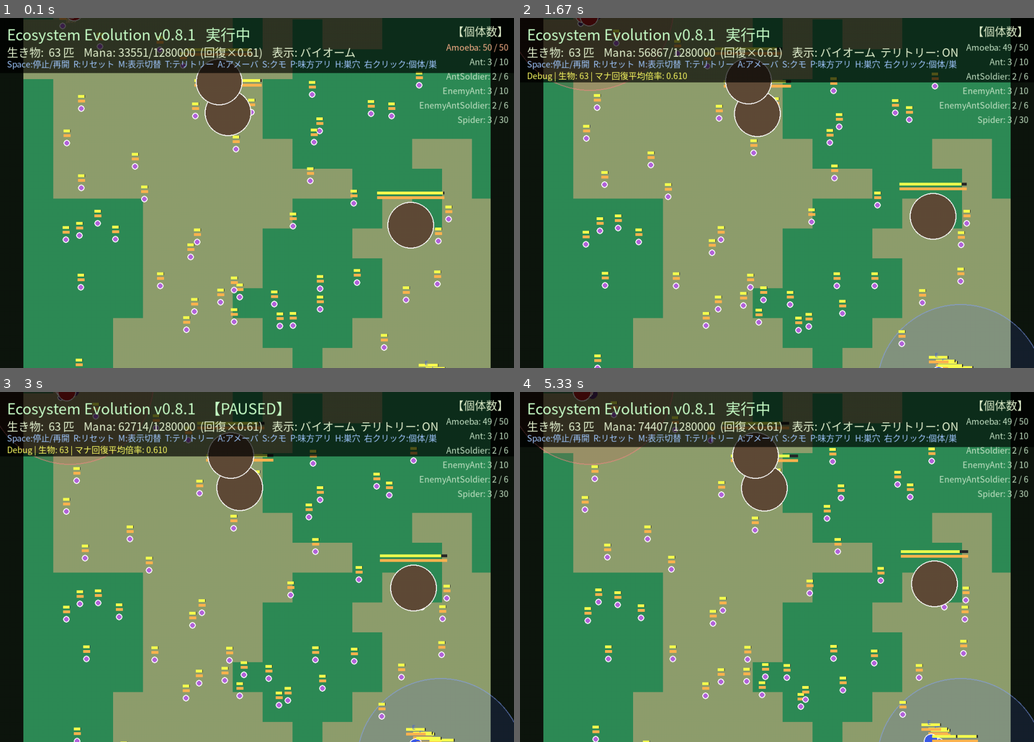
Above: before the commit, frames 1-4 (two rows, left to right).
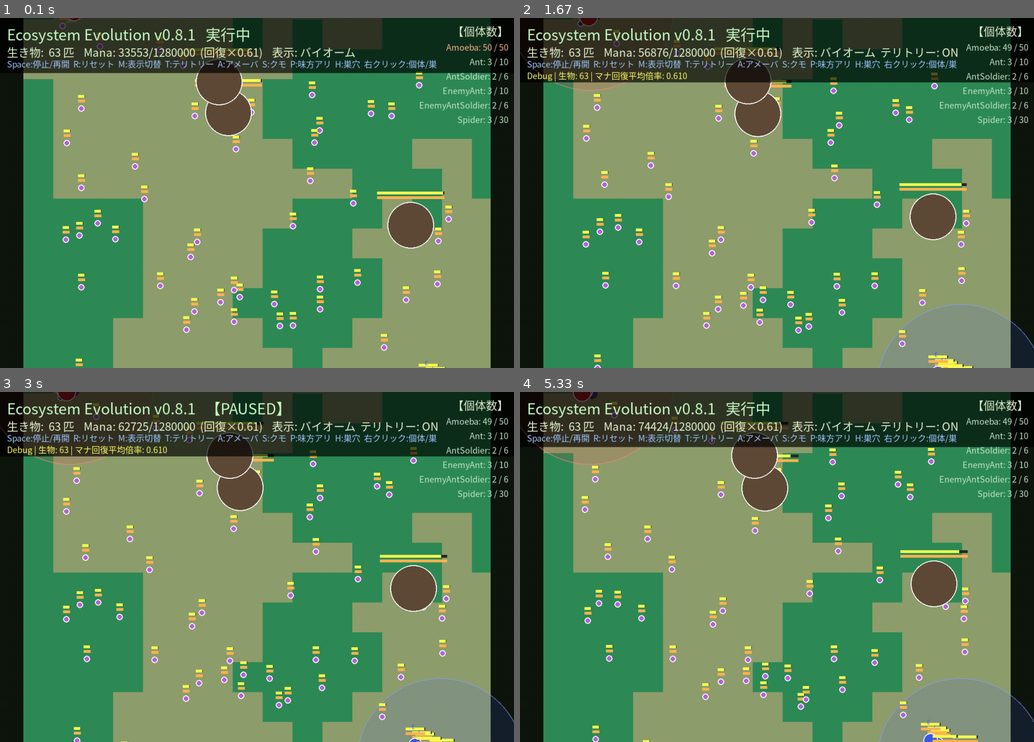
Above: after the commit, the same moments.

Repository: illuaStudio/ecosystem_evo
Game: pygame game, started from src/main.py
The game is run twice, just before and just after one commit, with the same random seed, the same clock (stepped at 60 frames per second) and the same inputs.
Inputs (mouse positions are in pixels of both pictures, inside the frame that each line leads up to):
- Up to frame 1 (0.1 s): no input
- Up to frame 2 (1.67 s): tap T at 0.33 s; tap Space at 0.67, 1.57 s; hold D from 1.5 s (still down); move the mouse to (617, 273) at 1.53 s
- Up to frame 3 (3 s): tap Space at 1.87 s; release D at 1.97 s; click (123, 437) at 2.05 s; click (133, 497) at 2.38 s
- Up to frame 4 (5.33 s): click (910, 623) at 3.62 s; right-click (879, 539) at 3.95 s; click (936, 560) at 4.72 s; hold D from 5 s (still down); move the mouse to (962, 539) at 5.03 s; tap Space at 5.07 s

The runs differ from the first frame. In frame 1, 0.3% of the frame differs, in the area x 15-71%, y 8-79%; in frame 2, 1.3%; in frame 3, 1.5%; in frame 4, 1.6%, in the area x 10-90%, y 0-100%.

Commit message:
個体差を持たせた

Diff:
--- a/config/species/amoeba.json
+++ b/config/species/amoeba.json
@@ -16,6 +16,31 @@
     "max_satiety": 45.0,
     "metabolism_rate": 0.55,
     "corpse_decompose_rate": 0.002
+  },
+  "trait_variance": {
+    "base_speed": {
+      "distribution": "normal",
+      "std": 0.05,
+      "min": 0.35,
+      "max": 0.65
+    },
+    "base_vision": {
+      "distribution": "normal",
+      "std": 10,
+      "min": 45,
+      "max": 95
+    },
+    "growth_rate": {
+      "distribution": "uniform",
+      "min": 0.0025,
+      "max": 0.0055
+    },
+    "metabolism_rate": {
+      "distribution": "normal",
+      "std": 0.08,
+      "min": 0.40,
+      "max": 0.70
+    }
   },
   "mind": {
     "type": "utility",
--- a/src/entities/creature.py
+++ b/src/entities/creature.py
@@ -34,7 +34,7 @@
         super().__init__(x, y)
 
         self.species = Species.create(species_name)
-        self.traits = self.species.traits
+        self.traits = dict(self.species.traits)
 
         self.mind = UtilityMind(self.species.mind_data)
         self.current_action = None
@@ -63,6 +63,13 @@
         self.colony: ColonyComponent | None = None
         if self.species.colony_data.get("enabled"):
             self.colony = ColonyComponent()
+
+    def sync_derived_stats(self) -> None:
+        """traits の max_hp / max_satiety を個体ステータスへ反映（生成時用）。"""
+        self.max_hp = float(self.traits.get("max_hp", 100))
+        self.hp = self.max_hp
+        self.max_satiety = float(self.traits.get("max_satiety", 80))
+        self.satiety = self.max_satiety
 
     def _init_mana_affinity_from_species(self) -> None:
         """種の mind 定義からマナ親和性コンポーネントを構築する。"""
--- a/src/entities/creature_factory.py
+++ b/src/entities/creature_factory.py
@@ -2,6 +2,7 @@
 import random
 
 from src.entities.creature import Creature
+from src.entities.species import sample_individual_traits
 
 
 class CreatureFactory:
@@ -10,7 +11,23 @@
     """
 
     @staticmethod
-    def create(species_name: str = "Amoeba", world=None, x: float = None, y: float = None):
+    def _apply_individual_traits(creature, rng: random.Random | None = None) -> None:
+        creature.traits = sample_individual_traits(
+            creature.species.traits,
+            creature.species.trait_variance,
+            rng=rng,
+        )
+        creature.sync_derived_stats()
+
+    @staticmethod
+    def create(
+        species_name: str = "Amoeba",
+        world=None,
+        x: float = None,
+        y: float = None,
+        *,
+        rng: random.Random | None = None,
+    ):
         """Worldを必須で受け取る"""
         if world is None:
             raise ValueError("CreatureFactory.create() には 'world' 引数が必須です。")
@@ -23,7 +40,8 @@
             y = random.randint(margin, int(world.height) - margin)
 
         creature = Creature(x, y, species_name)
-        creature.world = world  # World参照を設定
+        creature.world = world
+        CreatureFactory._apply_individual_traits(creature, rng=rng)
 
         return creature
 
@@ -36,6 +54,7 @@
         base_size: float,
         satiety: float,
         age: int = 0,
+        rng: random.Random | None = None,
     ):
         """親個体から子を生成（無性分裂・将来的な卵生/有性生殖の共通入口）。"""
         if parent.world is None:
@@ -43,7 +62,13 @@
 
         child = Creature(x, y, parent.species.name)
         child.world = parent.world
+        CreatureFactory._apply_individual_traits(child, rng=rng)
         child.traits["base_size"] = float(base_size)
+        child.traits["max_size"] = max(
+            float(child.traits["base_size"]),
+            float(child.traits["max_size"]),
+        )
+        child.sync_derived_stats()
         child.satiety = max(0.0, min(child.max_satiety, float(satiety)))
         child.age = age
         return child
--- a/src/entities/species.py
+++ b/src/entities/species.py
@@ -1,3 +1,5 @@
+import random
+
 from src.config import config
 
 # 身体的・基礎特性のみ（アクション固有値は mind.actions[].params へ）
@@ -31,6 +33,22 @@
     "satiety_hungry_below": 0.15,
     "satiety_full_above": 0.85,
 }
+
+# 全種共通の個体差対象（詳細 UI の表示順と一致）
+INDIVIDUAL_TRAIT_DISPLAY_ORDER = (
+    "base_speed",
+    "base_vision",
+    "growth_rate",
+    "metabolism_rate",
+    "max_hp",
+    "max_satiety",
+)
+
+# 種 JSON に trait_variance が無い場合の自動生成対象
+DEFAULT_INDIVIDUAL_VARIANCE_KEYS = INDIVIDUAL_TRAIT_DISPLAY_ORDER
+
+# 代表値に対する ± 割合（正規分布の std / min-max）
+DEFAULT_VARIANCE_SPREAD = 0.12
 
 
 def normalize_life_cycle(raw: dict) -> dict:
@@ -68,6 +86,140 @@
     return traits
 
 
+def normalize_trait_variance(raw: dict) -> dict:
+    """JSON の trait_variance を正規化（未指定種は空 dict）。"""
+    if not raw:
+        return {}
+    result: dict = {}
+    for key, spec in raw.items():
+        if not isinstance(spec, dict):
+            continue
+        dist = spec.get("distribution", "uniform")
+        if dist not in ("normal", "uniform"):
+            continue
+        entry: dict = {"distribution": dist}
+        if dist == "normal":
+            if "std" not in spec:
+                continue
+            entry["std"] = float(spec["std"])
+        if "min" in spec:
+            entry["min"] = float(spec["min"])
+        if "max" in spec:
+            entry["max"] = float(spec["max"])
+        if dist == "uniform" and "min" not in entry and "max" not in entry:
+            continue
+        result[key] = entry
+    return result
+
+
+def _default_variance_spec(key: str, base: float) -> dict | None:
+    """種テンプレート値から標準的な個体差 spec を生成。"""
+    if base <= 0:
+        return None
+    if key == "growth_rate" and base <= 0:
+        return None
+
+    spread = DEFAULT_VARIANCE_SPREAD
+    std = max(base * spread * 0.35, base * 1e-4)
+    lo = base * (1.0 - spread)
+    hi = base * (1.0 + spread)
+
+    if key == "base_speed":
+        lo = max(0.01, lo)
+    elif key in ("max_hp", "max_satiety", "base_vision"):
+        lo = max(0.0, lo)
+    elif key == "metabolism_rate":
+        lo = max(0.01, lo)
+    elif key == "growth_rate":
+        lo = max(0.0, lo)
+
+    return {
+        "distribution": "normal",
+        "std": std,
+        "min": lo,
+        "max": hi,
+    }
+
+
+def build_default_trait_variance(traits: dict) -> dict:
+    """全種に共通のデフォルト個体差（JSON 未指定時）。"""
+    result: dict = {}
+    for key in DEFAULT_INDIVIDUAL_VARIANCE_KEYS:
+        if key not in traits:
+            continue
+        base = float(traits[key])
+        if key == "growth_rate" and base <= 0:
+            continue
+        spec = _default_variance_spec(key, base)
+        if spec is not None:
+            result[key] = spec
+    return result
+
+
+def resolve_trait_variance(traits: dict, json_variance: dict) -> dict:
+    """デフォルト個体差に JSON の trait_variance を上書きマージ。"""
+    merged = build_default_trait_variance(traits)
+    merged.update(json_variance)
+    return merged
+
+
+def _sample_trait_value(base: float, spec: dict, rng: random.Random) -> float:
+    dist = spec["distribution"]
+    if dist == "normal":
+        value = rng.gauss(base, float(spec["std"]))
+    else:
+        lo = float(spec["min"])
+        hi = float(spec["max"])
+        if hi < lo:
+            lo, hi = hi, lo
+        value = rng.uniform(lo, hi)
+    if "min" in spec:
+        value = max(float(spec["min"]), value)
+    if "max" in spec:
+        value = min(float(spec["max"]), value)
+    return value
+
+
+def clamp_traits(traits: dict) -> dict:
+    """サンプリング後の traits に物理制約を適用。"""
+    result = dict(traits)
+    if "base_size" in result and "max_size" in result:
+        result["max_size"] = max(float(result["base_size"]), float(result["max_size"]))
+    for key in (
+        "growth_rate",
+        "metabolism_rate",
+        "base_vision",
+        "max_hp",
+        "max_satiety",
+    ):
+        if key in result:
+            result[key] = max(0.0, float(result[key]))
+    if "base_speed" in result:
+        result["base_speed"] = max(0.01, float(result["base_speed"]))
+    hungry = float(result.get("satiety_hungry_below", TRAIT_DEFAULTS["satiety_hungry_below"]))
+    full = float(result.get("satiety_full_above", TRAIT_DEFAULTS["satiety_full_above"]))
+    if full <= hungry:
+        full = min(1.0, hungry + 0.05)
+    result["satiety_hungry_below"] = hungry
+    result["satiety_full_above"] = full
+    return result
+
+
+def sample_individual_traits(
+    template_traits: dict,
+    variance_spec: dict,
+    rng: random.Random | None = None,
+) -> dict:
+    """種テンプレートから個体ごとの traits を独立サンプル（進化・継承なし）。"""
+    rng = rng or random.Random()
+    traits = dict(template_traits)
+    for key, spec in variance_spec.items():
+        if key not in traits:
+            continue
+        traits[key] = _sample_trait_value(float(traits[key]), spec, rng)
+    return clamp_traits(traits)
+
+
 class Species:
     @classmethod
     def create(cls, name: str = "Amoeba"):
@@ -78,6 +230,8 @@
         self.name = data["name"]
         self.color = tuple(data.get("color", [120, 200, 120]))
         self.traits = normalize_traits(data.get("traits", {}))
+        json_variance = normalize_trait_variance(data.get("trait_variance", {}))
+        self.trait_variance = resolve_trait_variance(self.traits, json_variance)
         self.life_cycle = normalize_life_cycle(data.get("life_cycle", {}))
         self.mind_data = data.get("mind", {"type": "priority", "actions": []})
         self.colony_data = data.get("colony", {})
--- a/src/rendering/renderer.py
+++ b/src/rendering/renderer.py
@@ -8,6 +8,7 @@
     count_alive_by_species,
     current_size,
     format_carry_status,
+    format_individual_trait_lines,
     format_nutrition_status,
     format_life_stage_line,
     get_haul_max_carry,
@@ -110,6 +111,10 @@
             life_line = format_life_stage_line(sc)
             if life_line:
                 texts.insert(4, life_line)
+            trait_lines = format_individual_trait_lines(sc)
+            if trait_lines:
+                texts.append("個体特性 (基本値との差):")
+                texts.extend(trait_lines)
             if not sc.alive:
                 texts.insert(
                     3,
--- a/src/utils/creature_helpers.py
+++ b/src/utils/creature_helpers.py
@@ -93,6 +93,63 @@
     if death > 0:
         return f"ライフステージ: {stage} (Age: {creature.age} / {death})"
     return f"ライフステージ: {stage} (Age: {creature.age})"
+
+
+TRAIT_DISPLAY_LABELS = {
+    "base_size": "サイズ(base)",
+    "max_size": "サイズ上限",
+    "growth_rate": "成長率",
+    "base_speed": "基礎速度",
+    "base_vision": "視界",
+    "max_hp": "最大HP",
+    "max_satiety": "最大満腹",
+    "metabolism_rate": "代謝",
+    "corpse_decompose_rate": "死骸分解",
+    "satiety_hungry_below": "飢餓閾値",
+    "satiety_full_above": "満腹閾値",
+}
+
+
+def _format_trait_number(value: float) -> str:
+    av = abs(value)
+    if av >= 100:
+        return f"{value:.0f}"
+    if av >= 10:
+        return f"{value:.1f}"
+    if av >= 1:
+        return f"{value:.2f}"
+    return f"{value:.4f}"
+
+
+def _format_trait_delta(delta: float) -> str:
+    if abs(delta) < 1e-9:
+        return "±0"
+    sign = "+" if delta > 0 else ""
+    return f"{sign}{_format_trait_number(delta)}"
+
+
+def format_individual_trait_lines(creature) -> list[str]:
+    """選択個体 UI 用: trait_variance 対象の実値・種基本値・差分（全種同一順）。"""
+    from src.entities.species import INDIVIDUAL_TRAIT_DISPLAY_ORDER
+
+    variance = getattr(creature.species, "trait_variance", None) or {}
+    if not variance:
+        return []
+
+    base_traits = creature.species.traits
+    lines: list[str] = []
+    for key in INDIVIDUAL_TRAIT_DISPLAY_ORDER:
+        if key not in variance or key not in creature.traits:
+            continue
+        actual = float(creature.traits[key])
+        base = float(base_traits.get(key, actual))
+        label = TRAIT_DISPLAY_LABELS.get(key, key)
+        delta_str = _format_trait_delta(actual - base)
+        lines.append(
+            f"  {label}: {_format_trait_number(actual)}"
+            f" (基本 {_format_trait_number(base)}, Δ{delta_str})"
+        )
+    return lines
 
 
 def satiety_ratio(creature) -> float:
--- /dev/null
+++ b/tests/test_trait_variance.py
@@ -0,0 +1,157 @@
+"""個体差（trait_variance）のサンプリングとファクトリー連携。"""
+import random
+import unittest
+
+from src.entities.creature_factory import CreatureFactory
+from src.config import config
+from src.entities.species import (
+    Species,
+    clamp_traits,
+    normalize_trait_variance,
+    resolve_trait_variance,
+    sample_individual_traits,
+)
+from src.utils.creature_helpers import format_individual_trait_lines
+from src.systems.world import World
+
+
+class TestTraitVariance(unittest.TestCase):
+    def test_normalize_trait_variance_requires_bounds_for_uniform(self):
+        raw = {
+            "base_speed": {"distribution": "uniform", "min": 0.3, "max": 0.7},
+            "growth_rate": {"distribution": "uniform"},
+            "base_vision": {"distribution": "normal", "std": 5.0, "min": 40, "max": 90},
+        }
+        result = normalize_trait_variance(raw)
+        self.assertIn("base_speed", result)
+        self.assertNotIn("growth_rate", result)
+        self.assertIn("base_vision", result)
+
+    def test_sample_individual_traits_respects_min_max(self):
+        template = {"base_speed": 0.5, "max_hp": 60.0}
+        variance = {
+            "base_speed": {
+                "distribution": "normal",
+                "std": 1.0,
+                "min": 0.35,
+                "max": 0.65,
+            },
+            "max_hp": {
+                "distribution": "uniform",
+                "min": 50.0,
+                "max": 55.0,
+            },
+        }
+        rng = random.Random(0)
+        for _ in range(50):
+            traits = sample_individual_traits(template, variance, rng=rng)
+            self.assertGreaterEqual(traits["base_speed"], 0.35)
+            self.assertLessEqual(traits["base_speed"], 0.65)
+            self.assertGreaterEqual(traits["max_hp"], 50.0)
+            self.assertLessEqual(traits["max_hp"], 55.0)
+
+    def test_clamp_traits_keeps_max_size_above_base_size(self):
+        traits = clamp_traits({"base_size": 8.0, "max_size": 6.0})
+        self.assertGreaterEqual(traits["max_size"], traits["base_size"])
+
+    def test_factory_create_applies_amoeba_variance(self):
+        world = World()
+        rng = random.Random(42)
+        speeds = {
+            CreatureFactory.create("Amoeba", world=world, x=100, y=100, rng=rng).traits[
+                "base_speed"
+            ]
+            for _ in range(20)
+        }
+        self.assertGreater(max(speeds) - min(speeds), 0.0)
+
+    def test_offspring_traits_are_independent_of_parent(self):
+        world = World()
+        parent = CreatureFactory.create("Amoeba", world=world, x=200, y=200, rng=random.Random(1))
+        parent.traits["base_speed"] = 0.99
+
+        child = CreatureFactory.create_offspring(
+            parent,
+            210,
+            200,
+            base_size=4.0,
+            satiety=20.0,
+            rng=random.Random(2),
+        )
+        self.assertNotEqual(child.traits["base_speed"], parent.traits["base_speed"])
+        self.assertGreaterEqual(child.traits["base_speed"], 0.35)
+        self.assertLessEqual(child.traits["base_speed"], 0.65)
+        self.assertEqual(child.traits["base_size"], 4.0)
+        self.assertEqual(child.satiety, 20.0)
+
+    def test_all_species_have_default_trait_variance(self):
+        for name in config.species:
+            species = Species.create(name)
+            self.assertGreater(len(species.trait_variance), 0)
+            for key in ("base_speed", "base_vision", "max_hp", "max_satiety", "metabolism_rate"):
+                self.assertIn(key, species.trait_variance)
+
+    def test_ant_factory_applies_variance(self):
+        world = World()
+        rng = random.Random(99)
+        speeds = [
+            CreatureFactory.create("Ant", world=world, x=300, y=300, rng=rng).traits[
+                "base_speed"
+            ]
+            for _ in range(15)
+        ]
+        self.assertGreater(max(speeds) - min(speeds), 0.0)
+
+    def test_resolve_trait_variance_json_overrides_default(self):
+        traits = {"base_speed": 0.5, "base_vision": 70.0, "max_hp": 60.0, "max_satiety": 45.0, "metabolism_rate": 0.55}
+        custom = normalize_trait_variance({
+            "base_speed": {"distribution": "normal", "std": 0.05, "min": 0.35, "max": 0.65},
+        })
+        resolved = resolve_trait_variance(traits, custom)
+        self.assertEqual(resolved["base_speed"]["min"], 0.35)
+        self.assertIn("base_vision", resolved)
+
+    def test_format_individual_trait_lines_shows_delta(self):
+        world = World()
+        creature = CreatureFactory.create(
+            "Amoeba", world=world, x=100, y=100, rng=random.Random(7)
+        )
+        lines = format_individual_trait_lines(creature)
+        self.assertGreater(len(lines), 0)
+        self.assertTrue(any("基本" in line and "Δ" in line for line in lines))
+        self.assertTrue(any("基礎速度" in line for line in lines))
+
+    def test_format_individual_trait_lines_for_ant(self):
+        world = World()
+        ant = CreatureFactory.create("Ant", world=world, x=300, y=300, rng=random.Random(3))
+        lines = format_individual_trait_lines(ant)
+        self.assertGreater(len(lines), 0)
+        self.assertTrue(any("基礎速度" in line for line in lines))
+        self.assertTrue(any("視界" in line for line in lines))
+
+    def test_format_individual_trait_lines_same_order_across_species(self):
+        world = World()
+
+        def labels_for(species_name: str, seed: int) -> list[str]:
+            c = CreatureFactory.create(
+                species_name, world=world, x=100, y=100, rng=random.Random(seed)
+            )
+            return [line.split(":")[0].strip() for line in format_individual_trait_lines(c)]
+
+        ant_labels = labels_for("Ant", 1)
+        spider_labels = labels_for("Spider", 2)
+        self.assertEqual(ant_labels, spider_labels)
+
+        amoeba_labels = labels_for("Amoeba", 3)
+        self.assertIn("成長率", amoeba_labels)
+        self.assertLess(
+            amoeba_labels.index("成長率"),
+            amoeba_labels.index("代謝"),
+        )
+        for key in ("基礎速度", "視界", "代謝", "最大HP", "最大満腹"):
+            self.assertIn(key, amoeba_labels)
+            self.assertIn(key, ant_labels)
+
+
+if __name__ == "__main__":
+    unittest.main()
